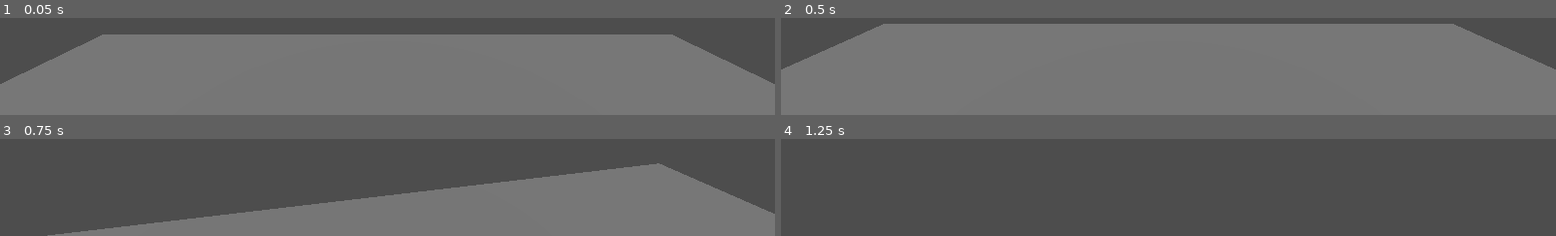
Above: before the commit, frames 1-4 (two rows, left to right).
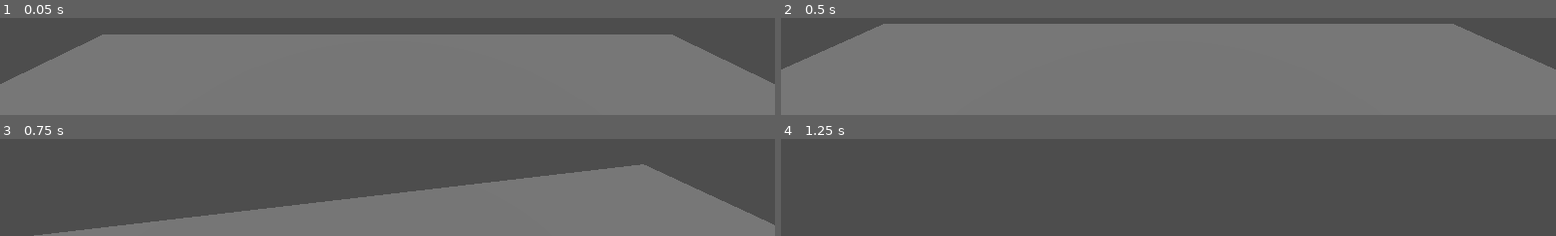
Above: after the commit, the same moments.

Repository: ROKAMETISM/3DPractice1
Game: Godot game, scene res://Scenes/world.tscn
The game is run twice, just before and just after one commit, with the same random seed, the same clock (stepped at 60 frames per second) and the same inputs.
Inputs (mouse positions are in pixels of both pictures, inside the frame that each line leads up to):
- Up to frame 1 (0.05 s): no input
- Up to frame 2 (0.5 s): no input
- Up to frame 3 (0.75 s): tap Enter at 0.5 s; move the mouse to (outside the picture) at 0.52 s; hold W (move_forward) from 0.53 s (still down)
- Up to frame 4 (1.25 s): keep holding W (move_forward); tap Space (jump) at 0.77 s

Frames 1-2 are identical in both runs. In frame 3, 2.6% of the frame differs, in the area x 4-100%, y 25-100%; in frame 4, nothing differs.

Commit message:
Fix movement according to head's rotation

Diff:
--- a/Scripts/player.gd
+++ b/Scripts/player.gd
@@ -24,7 +24,7 @@
 	#Get the input direction and handle the movement/deceleration.
 	#As good practice, you should replace UI actions with custom gameplay actions.
 	var input_dir = Input.get_vector("move_left", "move_right", "move_forward", "move_backward")
-	var direction = (transform.basis * Vector3(input_dir.x, 0, input_dir.y)).normalized()
+	var direction = (headpivot.transform.basis * Vector3(input_dir.x, 0, input_dir.y)).normalized()
 	if direction :
 		velocity.x = direction.x * SPEED
 		velocity.z = direction.z * SPEED
